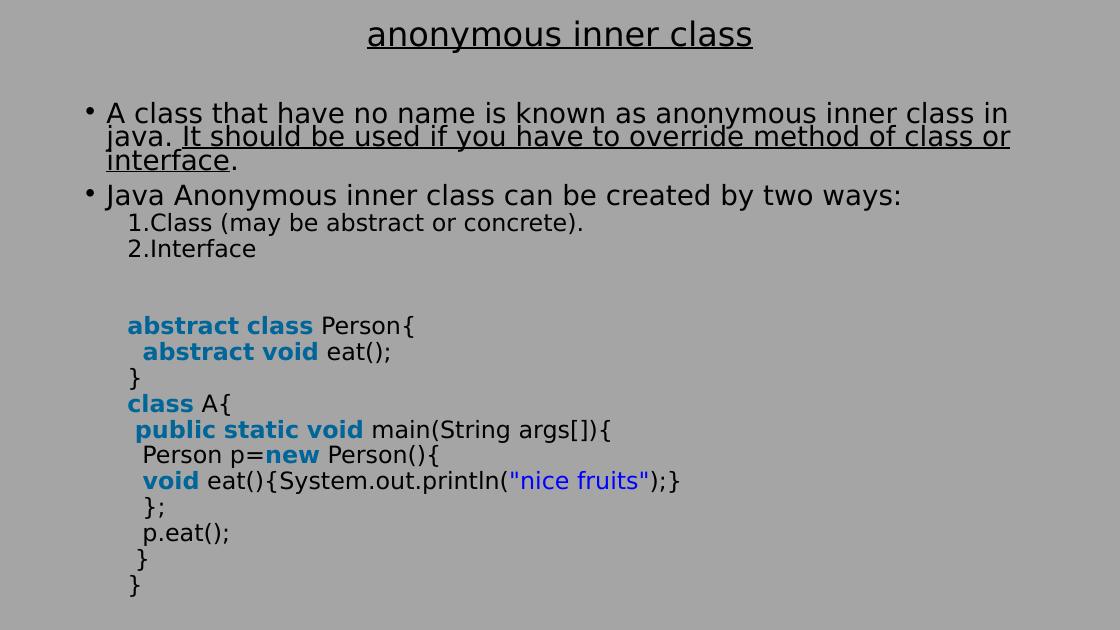
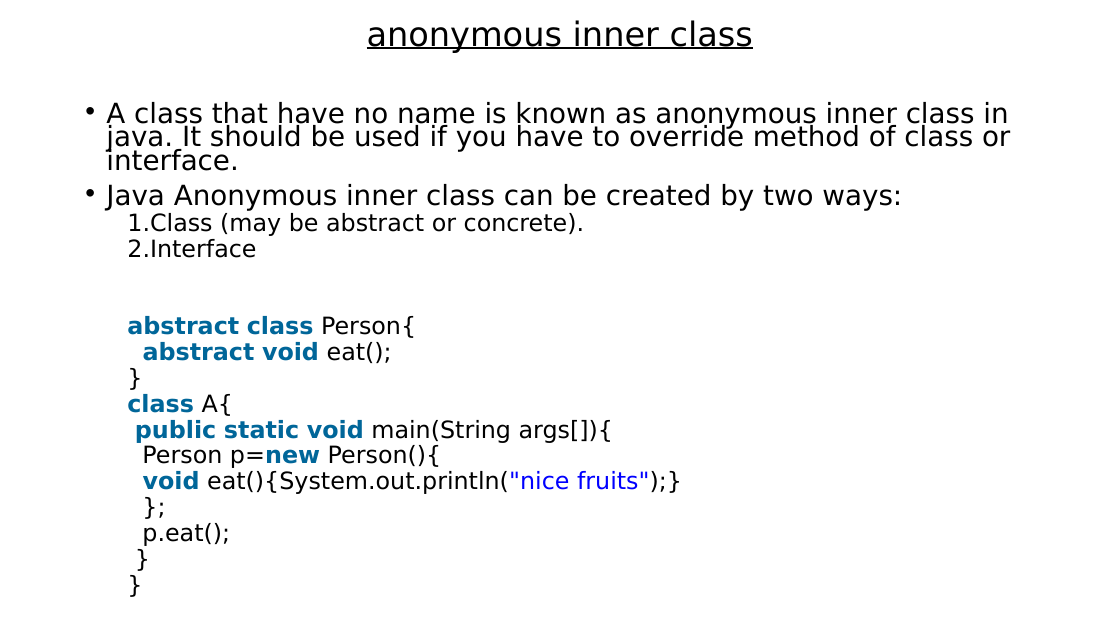
Before and after one commit to theabhishek07/Object_Oriented_Programming, a slide deck: slide 7 of STUDY_MATERIAL/Pushpendra_Sir/8Inner-classes.pptx. Drawn at 1120x630 pixels with LibreOffice and Linux fonts; fonts in the diff are those of the drawing. Boxes give left, top, right and bottom in pixels: in the first picture for what was removed or moved away, otherwise in the second. Text is boxed around its words. In the diff, an @@ line names an element or a change of style, - is before the commit and + after.

```diff
--- a/STUDY_MATERIAL/Pushpendra_Sir/8Inner-classes.pptx
+++ b/STUDY_MATERIAL/Pushpendra_Sir/8Inner-classes.pptx
@@ background #A5A5A5 to #FFFFFF @@
@@ text at (106,102,1010,171): underline off in "It should be used if you have ..." @@
```
Also in this commit, not shown: 3 other slides changed, 6 slides added, 2 other files.
